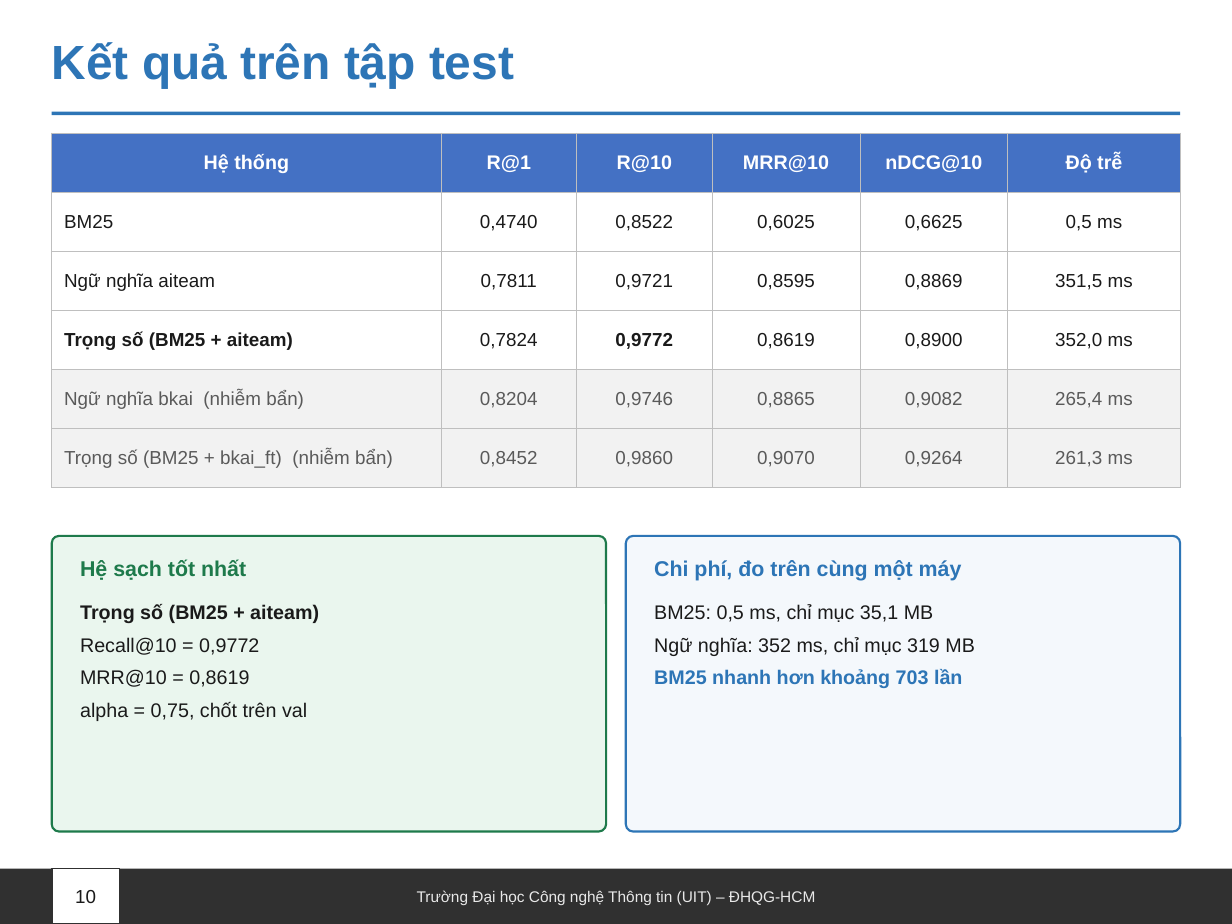
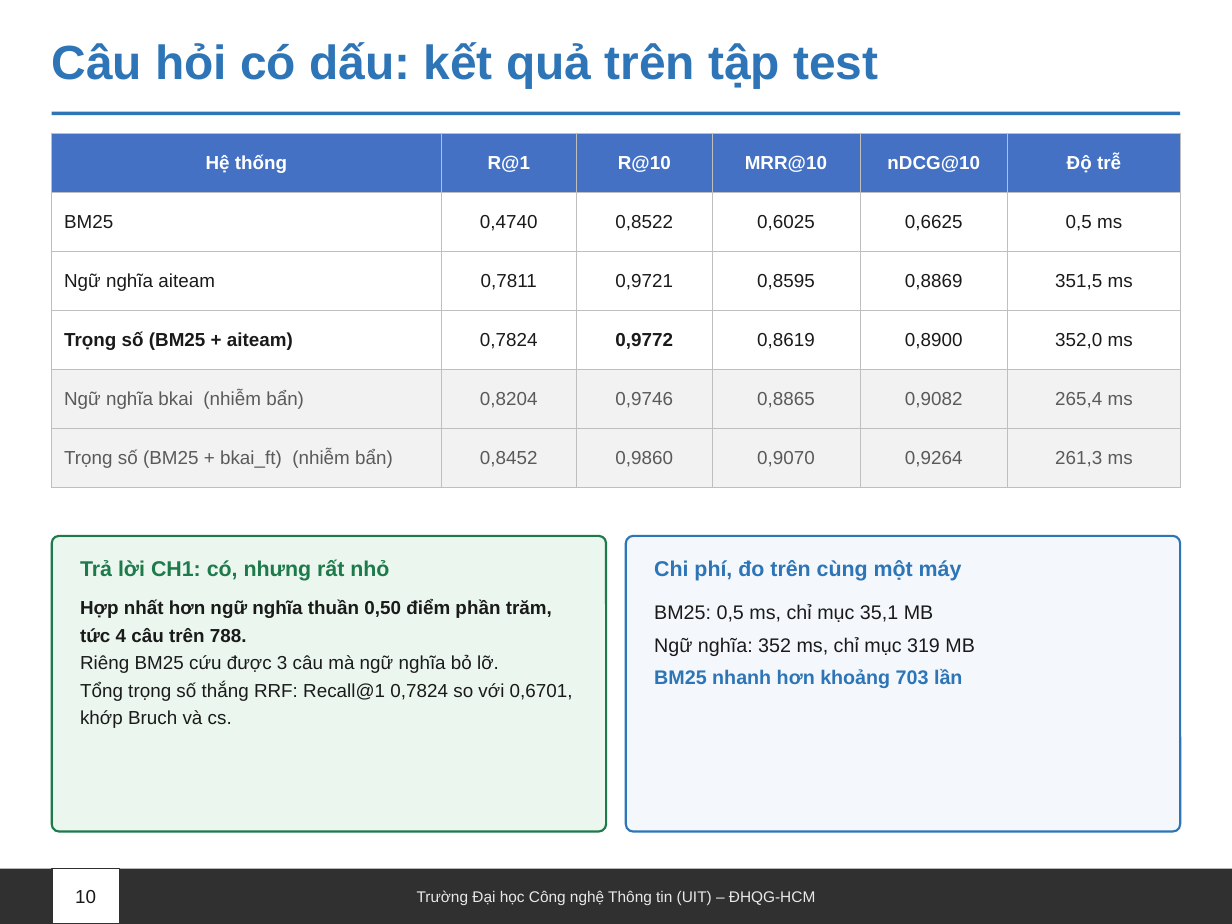
Before and after one commit to Messiac24/vietnamese-legal-retrieval-khong-dau, a slide deck: slide 10 of docs/slides/Nhom09_XLNNTN_BaoCao.pptx. Drawn at 1232x924 pixels with LibreOffice and Linux fonts; fonts in the diff are those of the drawing. Boxes give left, top, right and bottom in pixels: in the first picture for what was removed or moved away, otherwise in the second. Text is boxed around its words. In the diff, an @@ line names an element or a change of style, - is before the commit and + after.

```diff
--- a/docs/slides/Nhom09_XLNNTN_BaoCao.pptx
+++ b/docs/slides/Nhom09_XLNNTN_BaoCao.pptx
@@ text at (x1=52, y1=42, x2=878, y2=88): text changed @@
-Kết quả trên tập test
+Câu hỏi có dấu: kết quả trên tập test
@@ table at (x1=52, y1=133, x2=1180, y2=472) @@
@@ size 11.5 to 11 pt in "Hệ thống", "R@1", "R@10", "MRR@10" and 2 more places @@
@@ text at (x1=80, y1=559, x2=389, y2=581): text changed @@
-Hệ sạch tốt nhất
+Trả lời CH1: có, nhưng rất nhỏ
@@ text at (x1=80, y1=600, x2=573, y2=728): text changed; size 11.5 to 11 pt @@
-Trọng số (BM25 + aiteam)
-Recall@10 = 0,9772
-MRR@10 = 0,8619
-alpha = 0,75, chốt trên val
+Hợp nhất hơn ngữ nghĩa thuần 0,50 điểm phần trăm, tức 4 câu trên 788.
+Riêng BM25 cứu được 3 câu mà ngữ nghĩa bỏ lỡ.
+Tổng trọng số thắng RRF: Recall@1 0,7824 so với 0,6701, khớp Bruch và cs.
```
Also in this commit, not shown: 11 other slides changed, 5 slides added, 1 slide removed, 5 other files.
